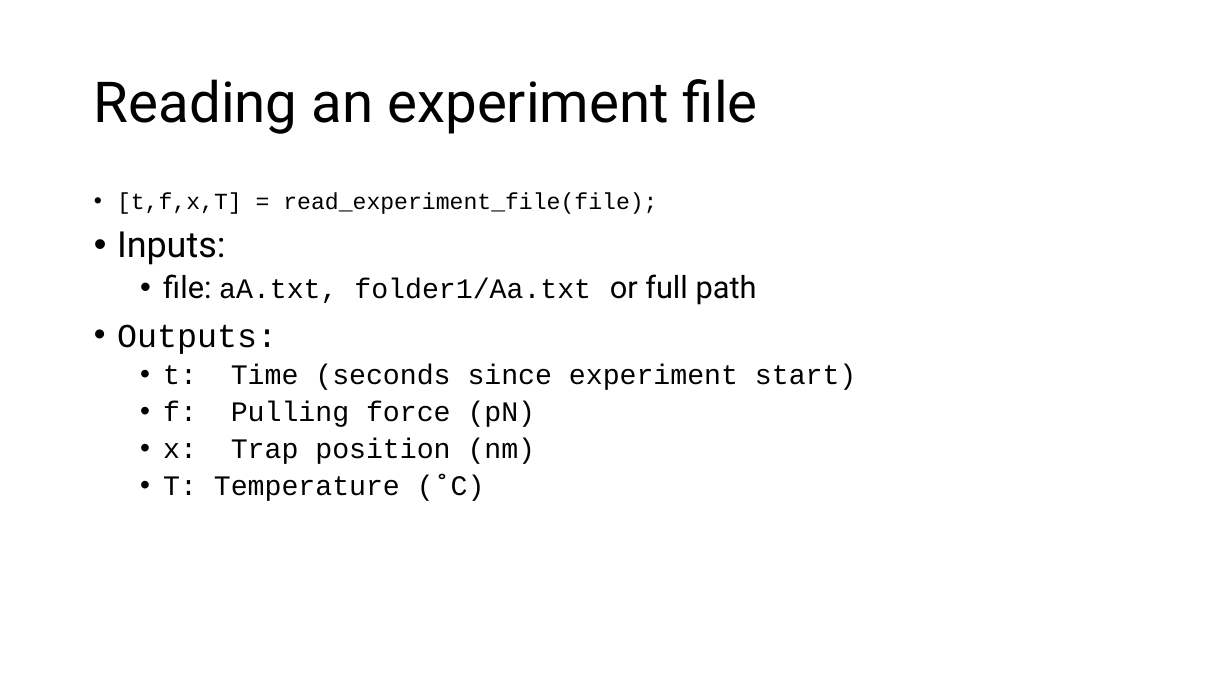
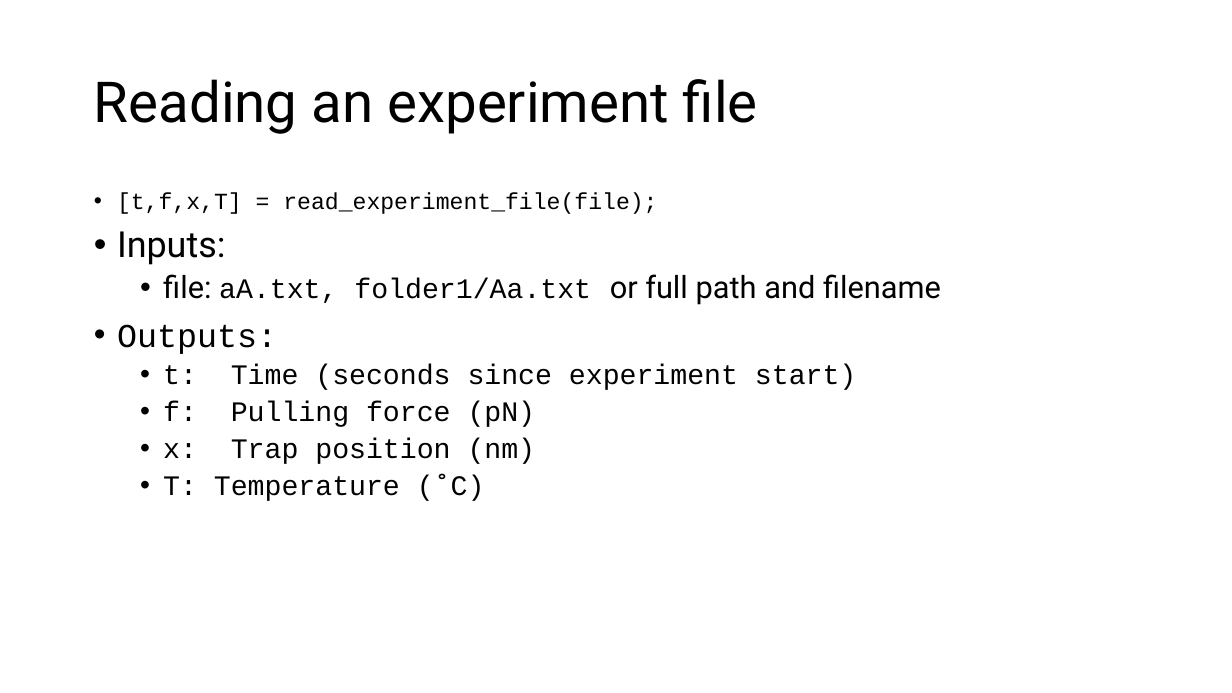
Before and after one commit to are-mj/OpticalTweezers, a slide deck: slide 7 of Summer school 2024/Exercises.pptx. Drawn at 1232x693 pixels with LibreOffice and Linux fonts; fonts in the diff are those of the drawing. Boxes give left, top, right and bottom in pixels: in the first picture for what was removed or moved away, otherwise in the second. Text is boxed around its words. In the diff, an @@ line names an element or a change of style, - is before the commit and + after.

```diff
--- a/Summer school 2024/Exercises.pptx
+++ b/Summer school 2024/Exercises.pptx
@@ text at box(163, 274, 941, 305): text changed; size 22 to 24 pt; font Courier New to Roboto @@
-  • file: aA.txt, folder1/Aa.txt or full path
+  • file: aA.txt, folder1/Aa.txt or full path and filename
```
Also in this commit, not shown: 3 other slides changed, 2 slides added.
